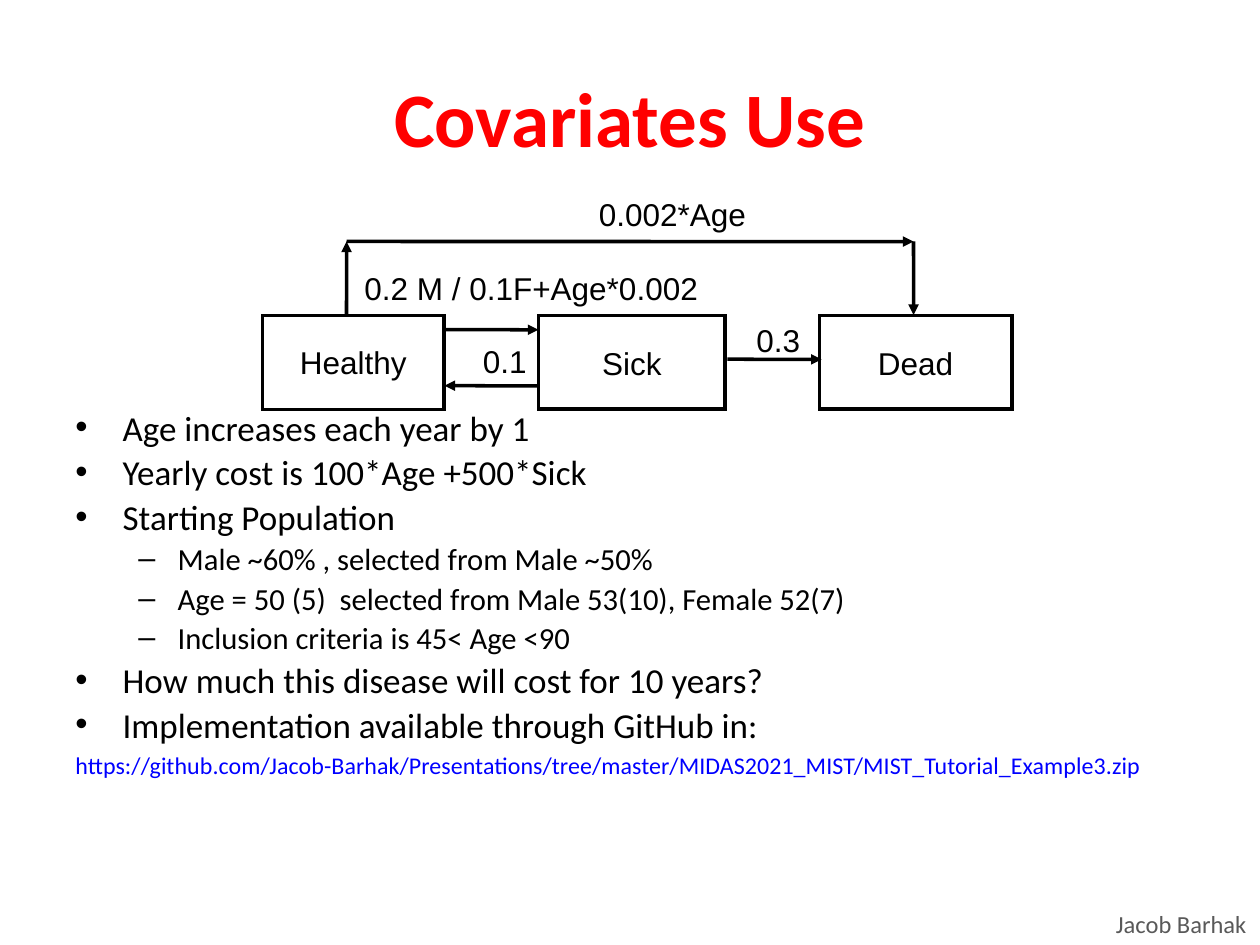
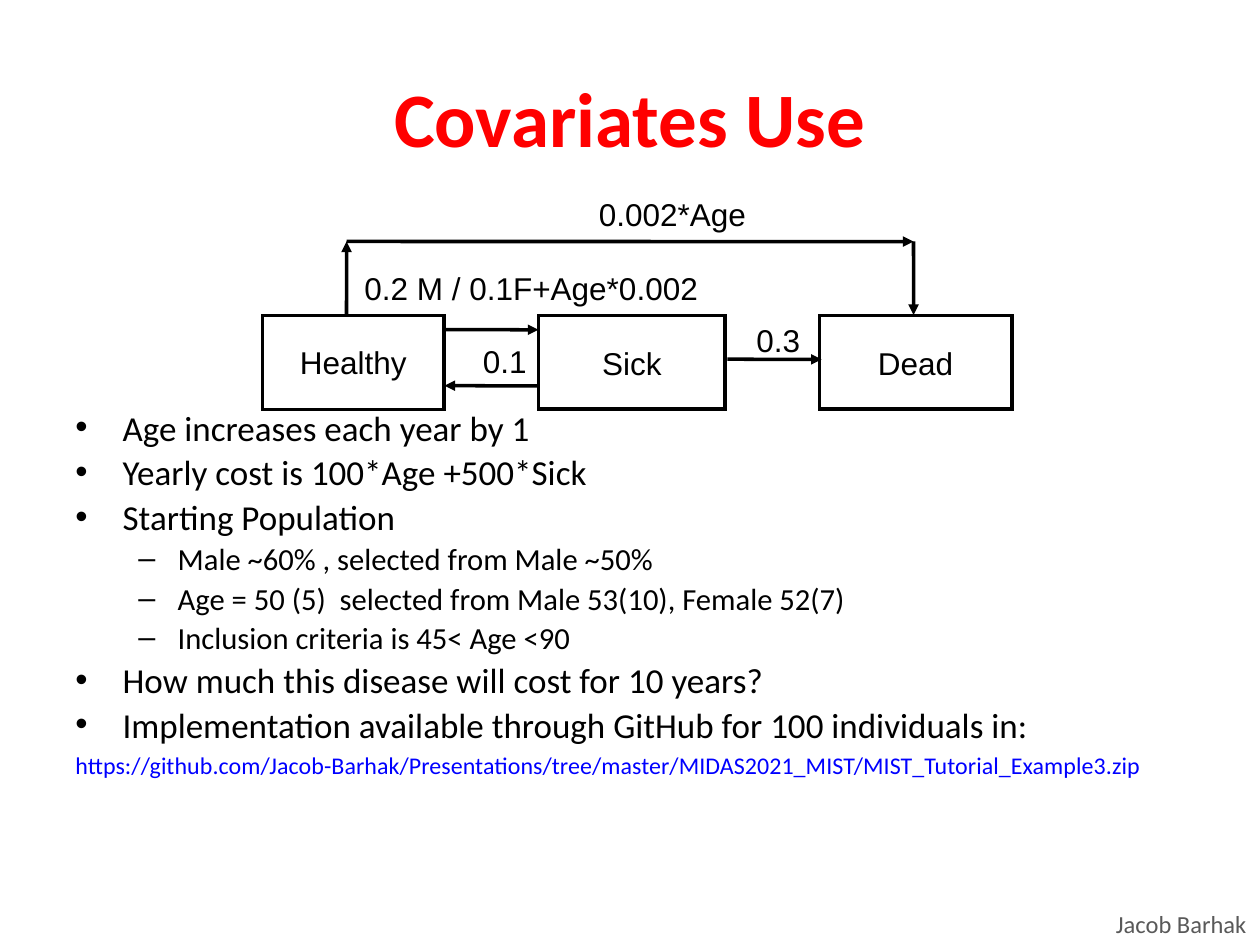
Before and after one commit to Jacob-Barhak/Presentations, a slide deck: slide 20 of MIDAS2021_MIST/MIDAS_Annual_Tutorial_MIST.odp. Drawn at 1260x945 pixels with LibreOffice and Linux fonts; fonts in the diff are those of the drawing. Boxes give left, top, right and bottom in pixels: in the first picture for what was removed or moved away, otherwise in the second. Text is boxed around its words. In the diff, an @@ line names an element or a change of style, - is before the commit and + after.

```diff
--- a/MIDAS2021_MIST/MIDAS_Annual_Tutorial_MIST.odp
+++ b/MIDAS2021_MIST/MIDAS_Annual_Tutorial_MIST.odp
@@ text at <box>123,713,1027,744</box>: text changed @@
-• Implementation available through GitHub in:
+• Implementation available through GitHub for 100 individuals in:
```
Also in this commit, not shown: 3 other slides changed, 2 other files.
